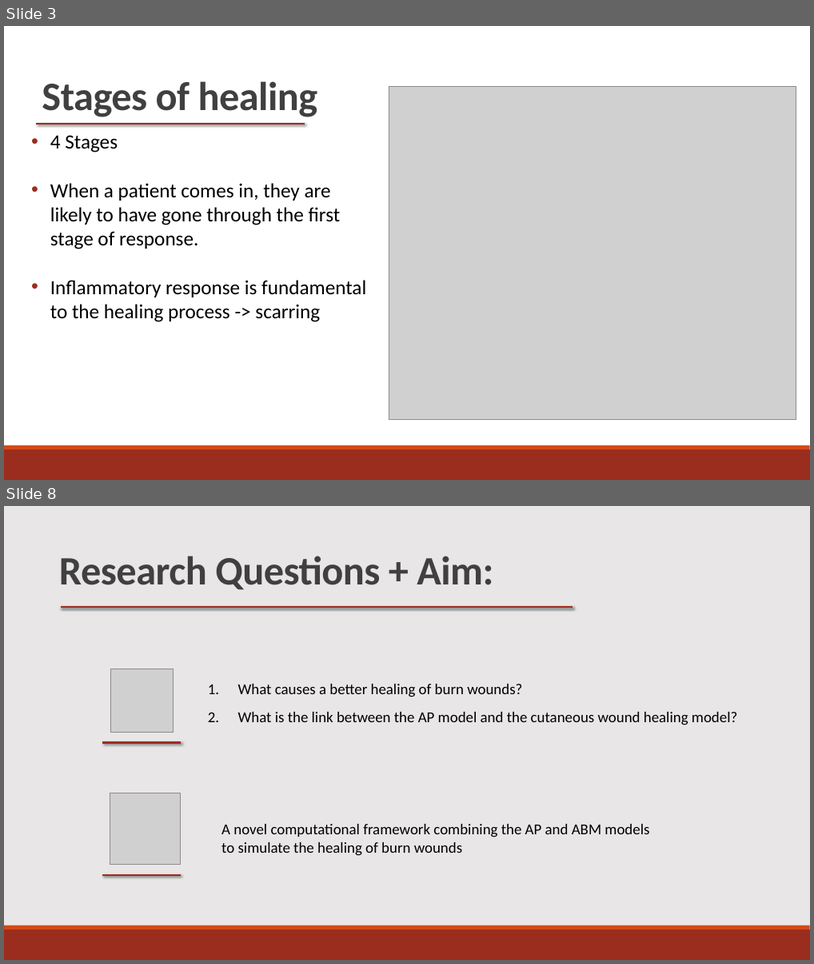
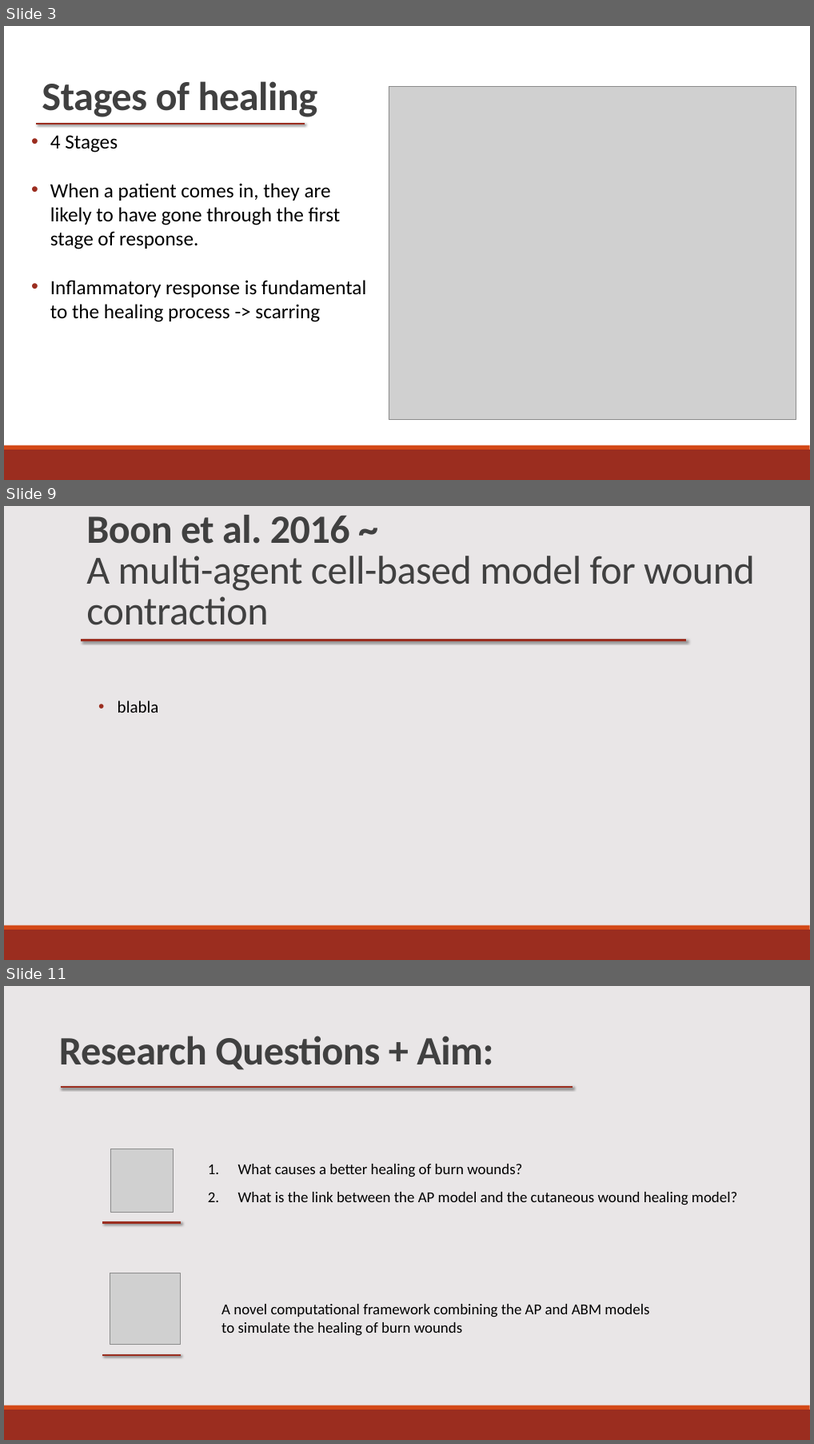
Before and after one commit to BenDickens/Brandwonden-Project-IAS, a slide deck: Notes and Primers/research proposal ppt.pptx. Shown one above the other, each under a label of ours: slides 3 and 8 before the commit, slides 3, 9 and 11 after it; the slides between them are not shown. The pictures are 814x964 and 814x1444 pixels, drawn with LibreOffice and Linux fonts; fonts in the diff are those of the drawing; grey boxes stand for pictures. Boxes give left, top, right and bottom in pixels: in the first picture for what was removed or moved away, otherwise in the second. Text is boxed around its words. In the diff, an @@ line names an element or a change of style, - is before the commit and + after.

```diff
--- a/Notes and Primers/research proposal ppt.pptx
+++ b/Notes and Primers/research proposal ppt.pptx
@@ slide 9 added at [4,506,810,960], background #E9E6E7; not listed: 2 template elements that a slide beside it also shows @@
@@ title added at [86,515,755,625], 47.7 pt, text #404040 @@
+Boon et al. 2016 ~
+A multi-agent cell-based model for wound contraction
@@ line added from (81, 640) to (687, 640), #9B2D1F 2 pt @@
@@ text added at [118,700,159,712], 20 pt, text #000000 @@
+• blabla
@@ what was slide 8 is now slide 11 @@
```
Also in this commit, not shown: 5 slides changed, 3 other slides added, 2 slides removed, 1 other file.
